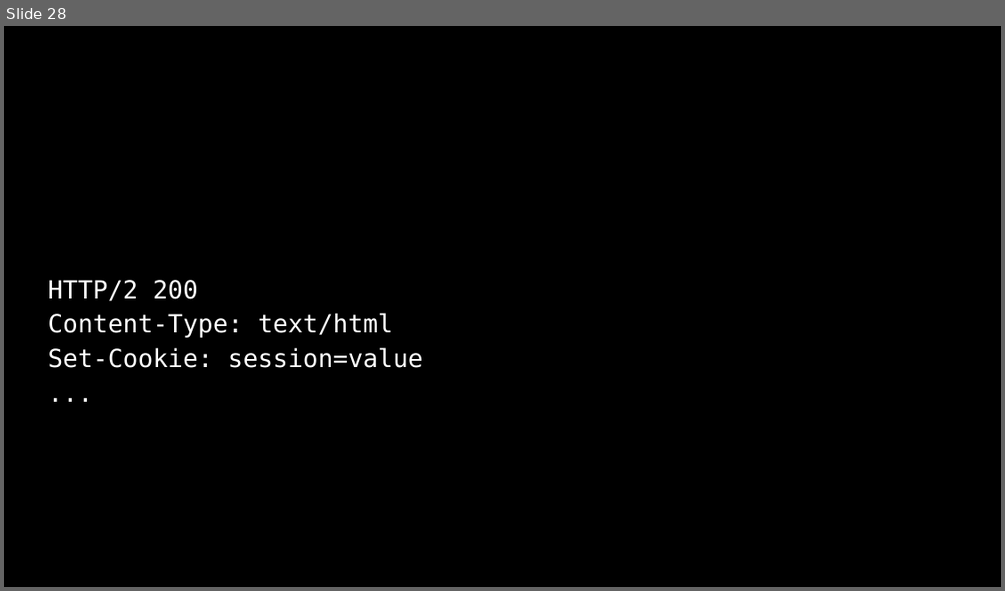
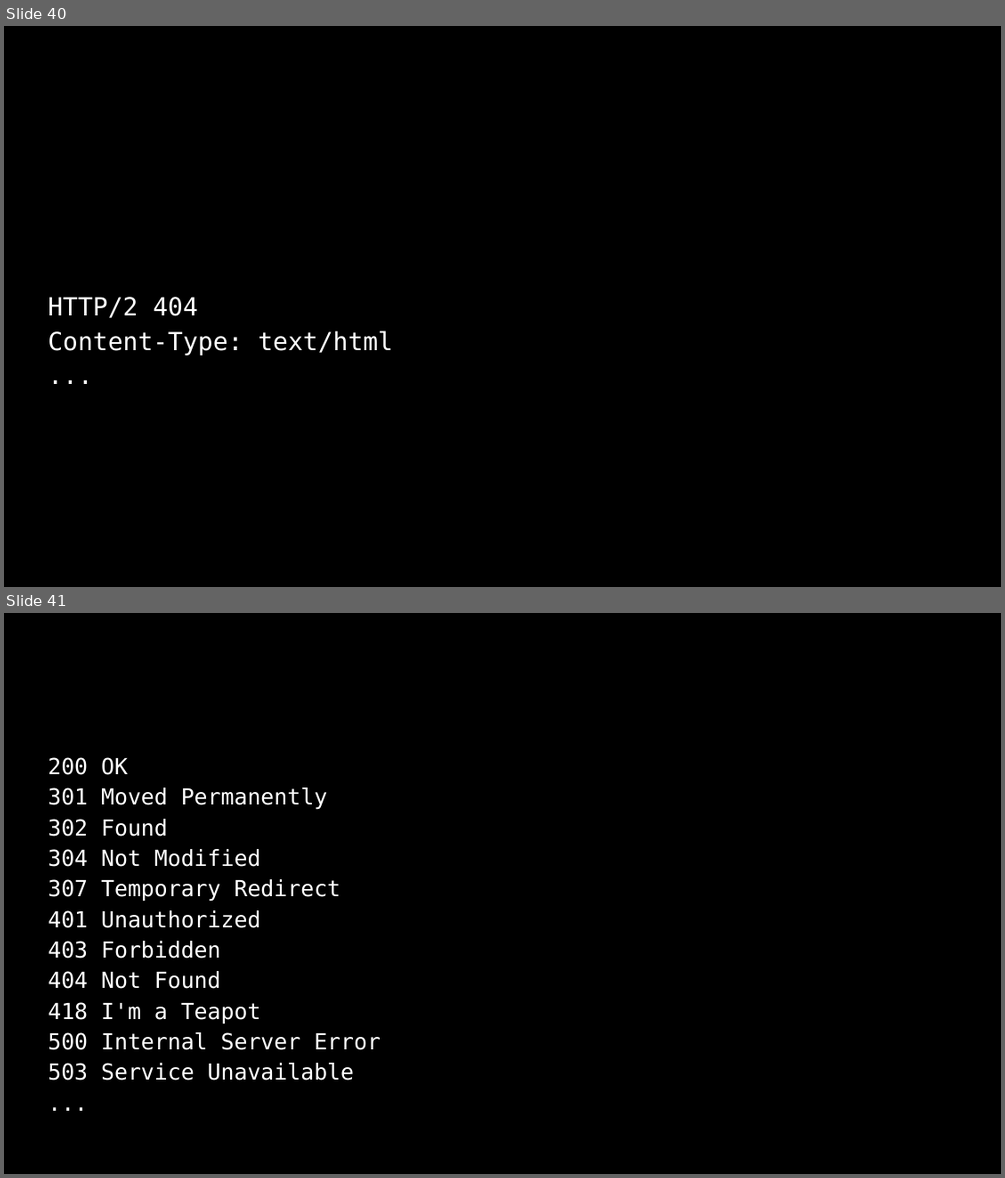
Before and after one commit to SQ4007-2025/website, a slide deck: lectures/slides_9.pptx. Shown one above the other, each under a label of ours: slide 28 before the commit, slides 40 and 41 after it. The pictures are 1005x591 and 1005x1178 pixels, drawn with LibreOffice and Linux fonts; fonts in the diff are those of the drawing. Boxes give left, top, right and bottom in pixels: in the first picture for what was removed or moved away, otherwise in the second. Text is boxed around its words. In the diff, an @@ line names an element or a change of style, - is before the commit and + after.

```diff
--- a/lectures/slides_9.pptx
+++ b/lectures/slides_9.pptx
@@ slide 41 added at [4,613,1001,1174], background #000000 @@
@@ text added at [48,757,380,1080], 16 pt, text #FFFFFF @@
+200 OK
+301 Moved Permanently
+302 Found
+304 Not Modified
+307 Temporary Redirect
+401 Unauthorized
+403 Forbidden
+404 Not Found
+418 I'm a Teapot
+500 Internal Server Error
+503 Service Unavailable
+...
@@ what was slide 28 is now slide 40 @@
@@ slide 40 changed as well @@
@@ text at [48,297,198,318]: text changed @@
-HTTP/2 200
+HTTP/2 404
@@ text at [48,347,423,368]: paragraph removed @@
-Set-Cookie: session=value
```
Also in this commit, not shown: 12 other slides changed, 99 other slides added, 19 slides removed, 3 other files.
